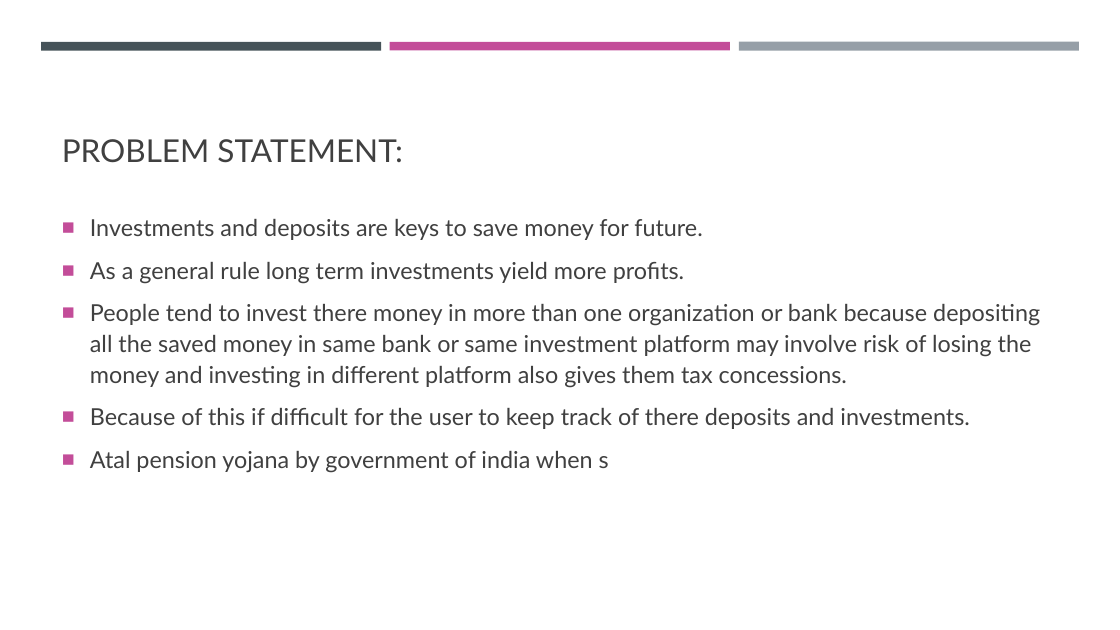
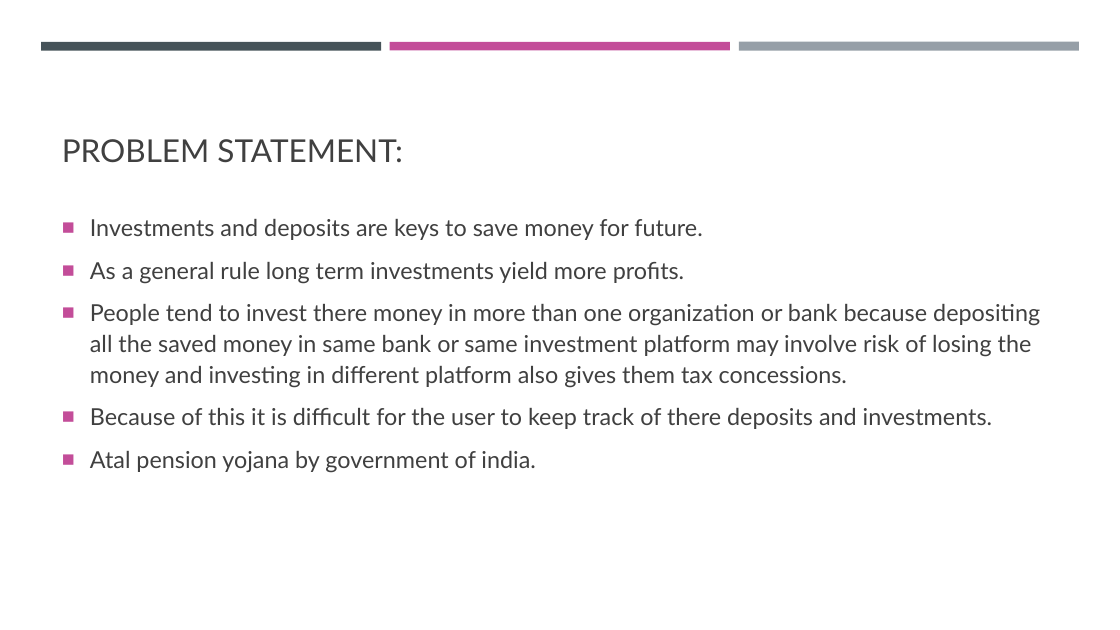
Before and after one commit to ssathyanaray2/Payment_Tracker, a slide deck: slide 2 of pt_ppt.pptx. Drawn at 1120x630 pixels with LibreOffice and Linux fonts; fonts in the diff are those of the drawing. Boxes give left, top, right and bottom in pixels: in the first picture for what was removed or moved away, otherwise in the second. Text is boxed around its words. In the diff, an @@ line names an element or a change of style, - is before the commit and + after.

```diff
--- a/pt_ppt.pptx
+++ b/pt_ppt.pptx
@@ text at (90, 408, 992, 473): text changed @@
-■ Because of this if difficult for the user to keep track of there deposits and investments.
-■ Atal pension yojana by government of india when s
+■ Because of this it is difficult for the user to keep track of there deposits and investments.
+■ Atal pension yojana by government of india.
```
